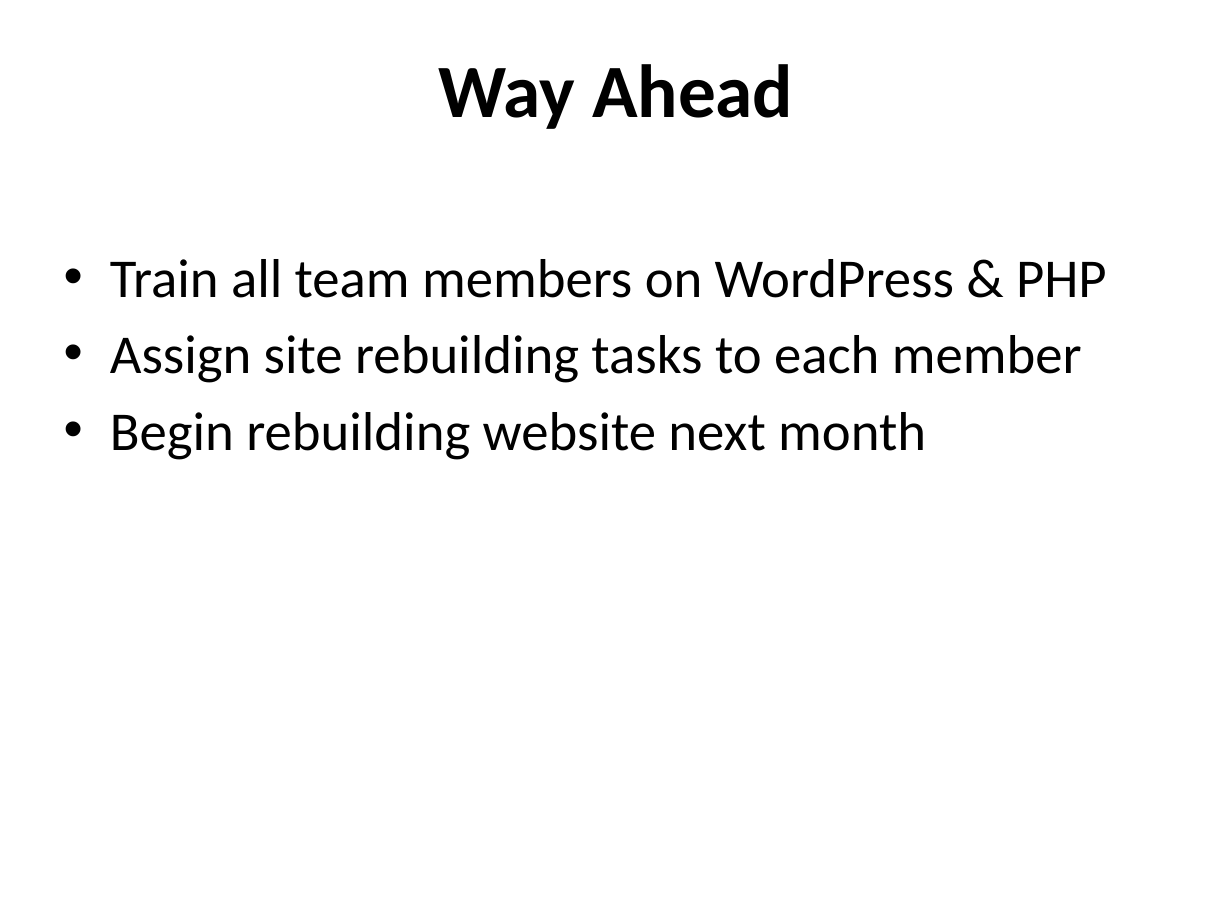
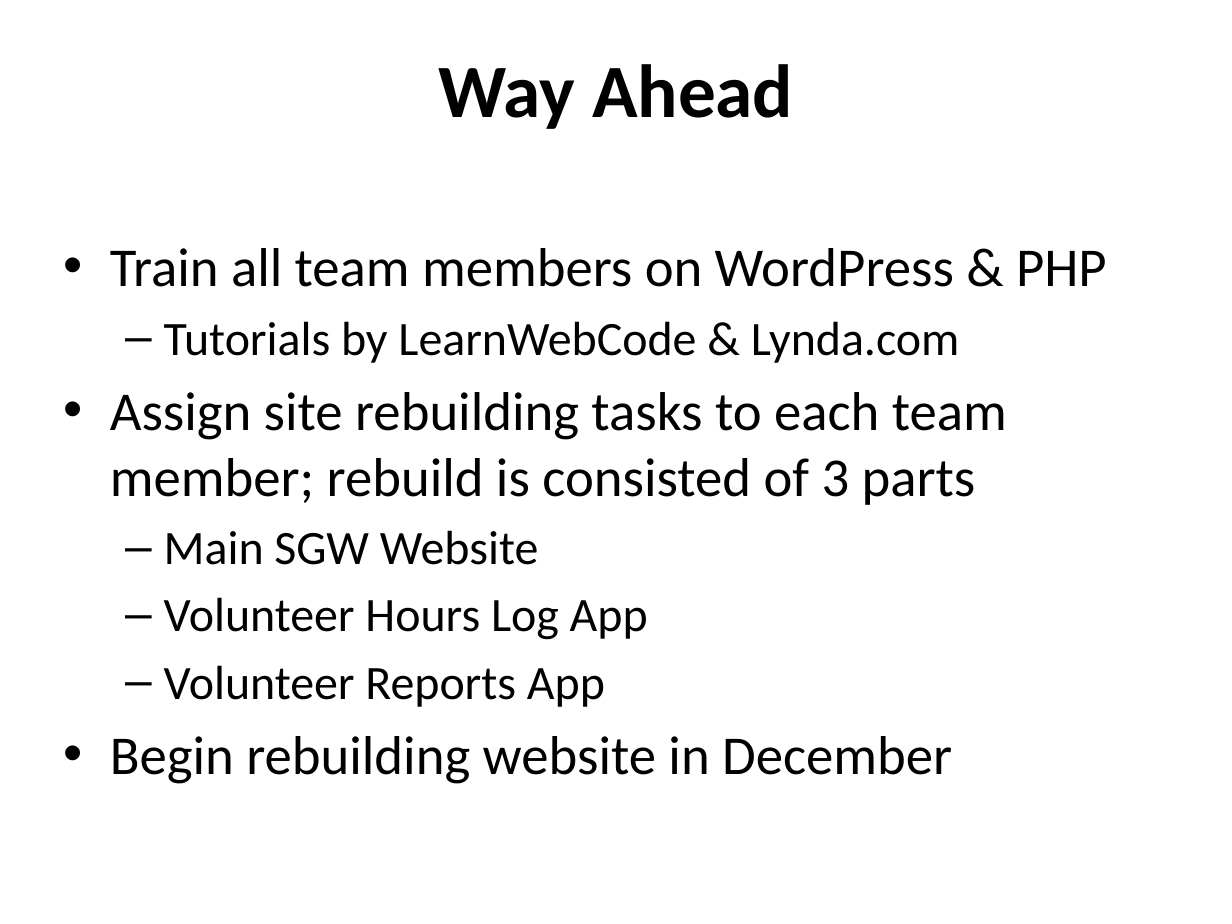
Before and after one commit to ehsantos11/MIST7590-Smithgall-Project, a slide deck: slide 19 of SGW Project Update (Final) 15Nov17.pptx (slide 20 before the commit). Drawn at 1232x924 pixels with LibreOffice and Linux fonts; fonts in the diff are those of the drawing; background and template pictures are left out. Boxes give left, top, right and bottom in pixels: in the first picture for what was removed or moved away, otherwise in the second. Text is boxed around its words. In the diff, an @@ line names an element or a change of style, - is before the commit and + after.

Commit message:
Updated Project Update (Final) 15Nov17
Needs team review

```diff
--- a/SGW Project Update (Final) 15Nov17.pptx
+++ b/SGW Project Update (Final) 15Nov17.pptx
@@ text "Train all team members on ...": place and size @@
-text "Train all team members on ..." at box(110, 259, 1107, 460)
+text "Train all team members on ..." at box(110, 248, 1107, 784)
@@ text at box(110, 321, 1007, 784): text changed @@
-• Assign site rebuilding tasks to each member
-• Begin rebuilding website next month
+  – Tutorials by LearnWebCode & Lynda.com
+• Assign site rebuilding tasks to each team member; rebuild is consisted of 3 parts
+  – Main SGW Website
+  – Volunteer Hours Log App
+  – Volunteer Reports App
+• Begin rebuilding website in December
```
Also in this commit, not shown: 3 other slides changed, 1 slide added, 3 slides removed.
